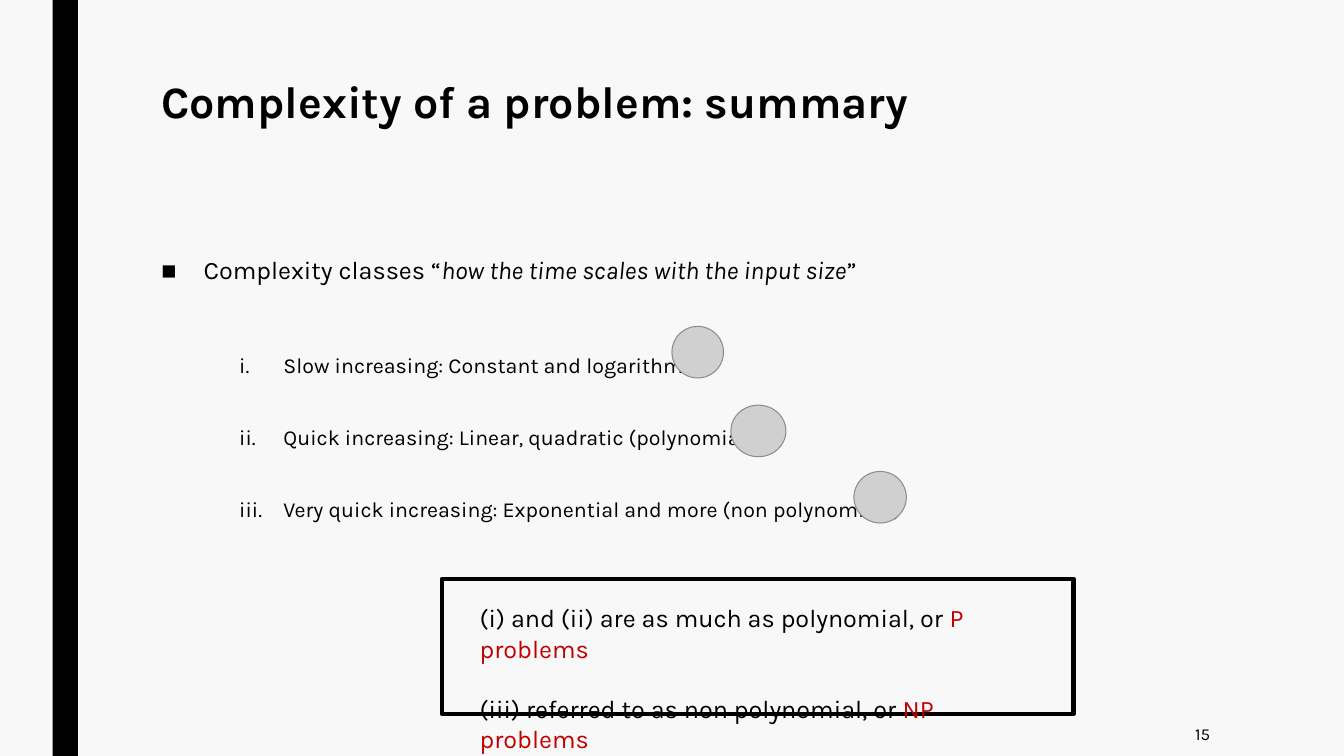
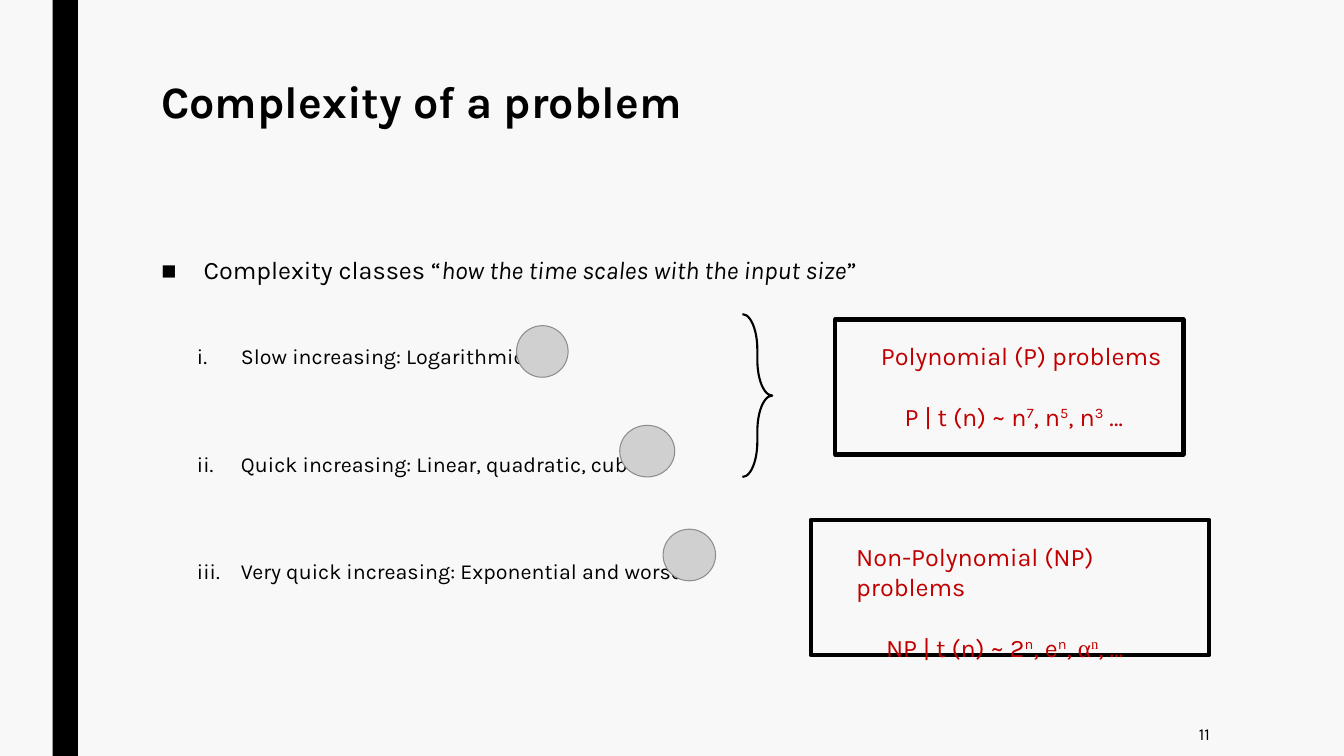
Before and after one commit to jurtasun/presentations, a slide deck: slide 14 of 202306_LMS_Complexity/230619_LMS_Complexity.ppt. Drawn at 1344x756 pixels with LibreOffice and Linux fonts; fonts in the diff are those of the drawing; grey boxes stand for pictures. Boxes give left, top, right and bottom in pixels: in the first picture for what was removed or moved away, otherwise in the second. Text is boxed around its words. In the diff, an @@ line names an element or a change of style, - is before the commit and + after.

```diff
--- a/202306_LMS_Complexity/230619_LMS_Complexity.ppt
+++ b/202306_LMS_Complexity/230619_LMS_Complexity.ppt
@@ title at [161, 86, 682, 130]: text changed @@
-Complexity of a problem: summary
+Complexity of a problem
@@ picture: place and size @@
-picture at [673, 327, 724, 378]
+picture at [516, 326, 568, 377]
@@ left brace added at [743, 315, 773, 478], outline #000000 1.5 pt @@
@@ rectangle added at [836, 320, 1184, 455], outline #000000 3 pt @@
@@ text at [241, 345, 682, 585]: text changed @@
-i. Slow increasing: Constant and logarithmic
-ii. Quick increasing: Linear, quadratic (polynomials)
-iii. Very quick increasing: Exponential and more (non polynomials)
+i. Slow increasing: Logarithmic
+ii. Quick increasing: Linear, quadratic, cubic
+iii. Very quick increasing: Exponential and worse
@@ text added at [881, 347, 1161, 429], 18 pt, text #C00000 @@
+Polynomial (P) problems
+P | t (n) ~ n7, n5, n3 …
@@ picture: place and size @@
-picture at [731, 405, 786, 457]
+picture at [620, 425, 676, 477]
@@ picture: place and size @@
-picture at [854, 472, 906, 523]
+picture at [663, 529, 716, 581]
@@ rectangle: place and size @@
-rectangle at [442, 579, 1074, 714]
+rectangle at [811, 520, 1210, 655]
@@ text at [856, 548, 1093, 660]: text changed; text colour #000000 to #C00000 @@
-(i) and (ii) are as much as polynomial, or P problems
-(iii) referred to as non polynomial, or NP problems
+Non-Polynomial (NP) problems
+NP | t (n) ~ 2n, en, αn, …
@@ text at [1199, 729, 1210, 740]: text changed @@
-15
+11
```
Also in this commit, not shown: 9 other slides changed.
